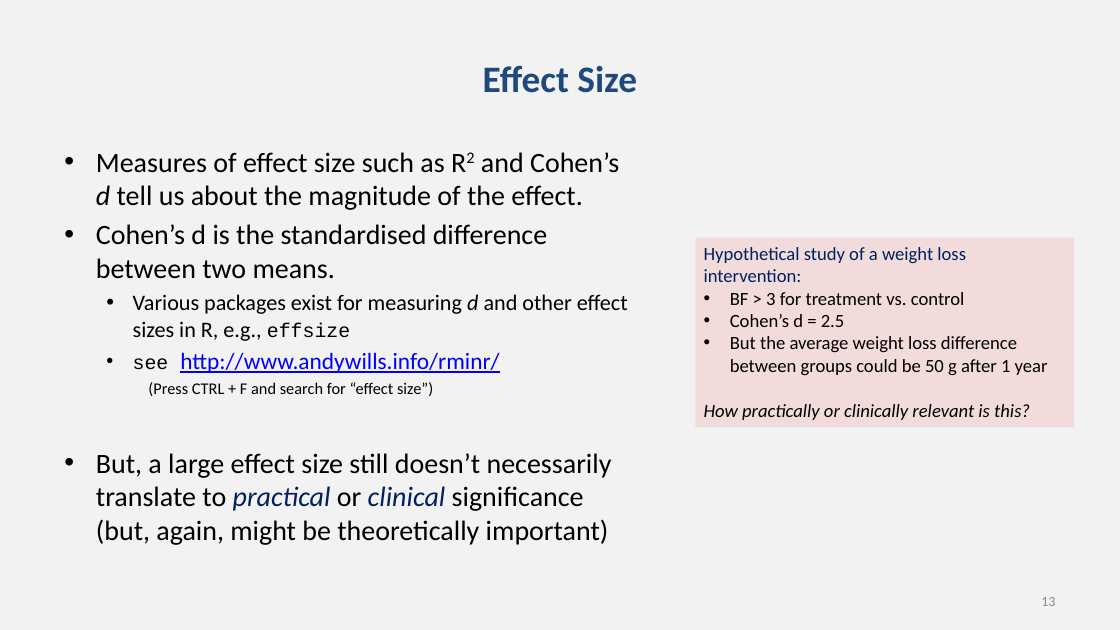
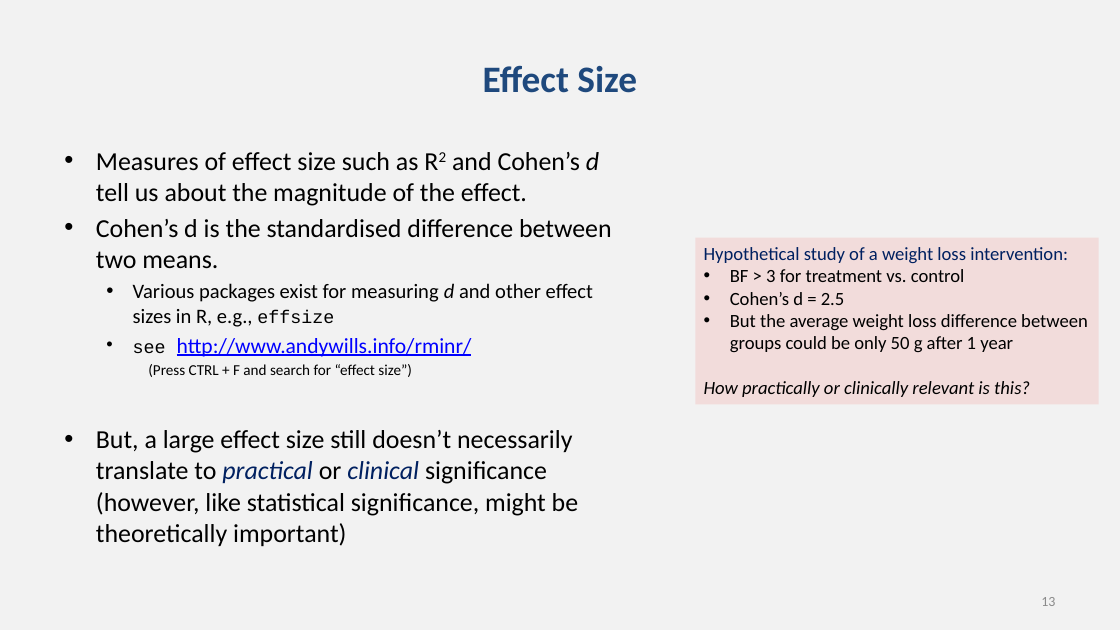
Before and after one commit to chrisjberry/datafluencyCB, a slide deck: slide 13 of docs/slides/PSYC753_L7_PrePostData.pptx. Drawn at 1120x630 pixels with LibreOffice and Linux fonts; fonts in the diff are those of the drawing. Boxes give left, top, right and bottom in pixels: in the first picture for what was removed or moved away, otherwise in the second. Text is boxed around its words. In the diff, an @@ line names an element or a change of style, - is before the commit and + after.

```diff
--- a/docs/slides/PSYC753_L7_PrePostData.pptx
+++ b/docs/slides/PSYC753_L7_PrePostData.pptx
@@ text at box(96, 152, 612, 377): size 24 to 22.2 pt in "Measures of effect size such as R2 ...", "Cohen’s d is the standardised difference between ..."; size 19 to 17.6 pt in "Various packages exist for measuring d and ..."; size 17 to 15.7 pt in "effsize", "see"; size 20 to 18.5 pt in "http://www.andywills.info/rminr/"; size 14 to 12.9 pt in "(Press CTRL + F and search for ..." @@
@@ rectangle "Hypothetical study of a weight ...": place and size @@
-rectangle "Hypothetical study of a weight ..." at box(696, 238, 1075, 428)
+rectangle "Hypothetical study of a weight ..." at box(696, 238, 1099, 405)
@@ text in rectangle at box(730, 314, 1088, 352): text changed @@
-• But the average weight loss difference between groups could be 50 g after 1 year
+• But the average weight loss difference between groups could be only 50 g after 1 year
@@ text at box(96, 430, 578, 547): text changed; size 24 to 22.2 pt @@
-• But, a large effect size still doesn’t necessarily translate to practical or clinical significance (but, again, might be theoretically important)
+• But, a large effect size still doesn’t necessarily translate to practical or clinical significance
+  (however, like statistical significance, might be theoretically important)
```
Also in this commit, not shown: 8 other slides changed.
